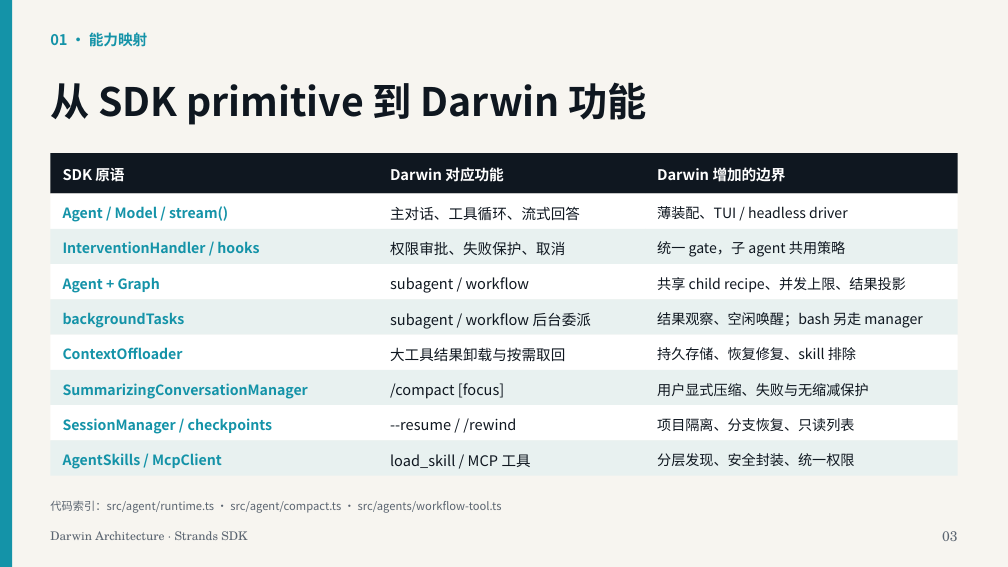
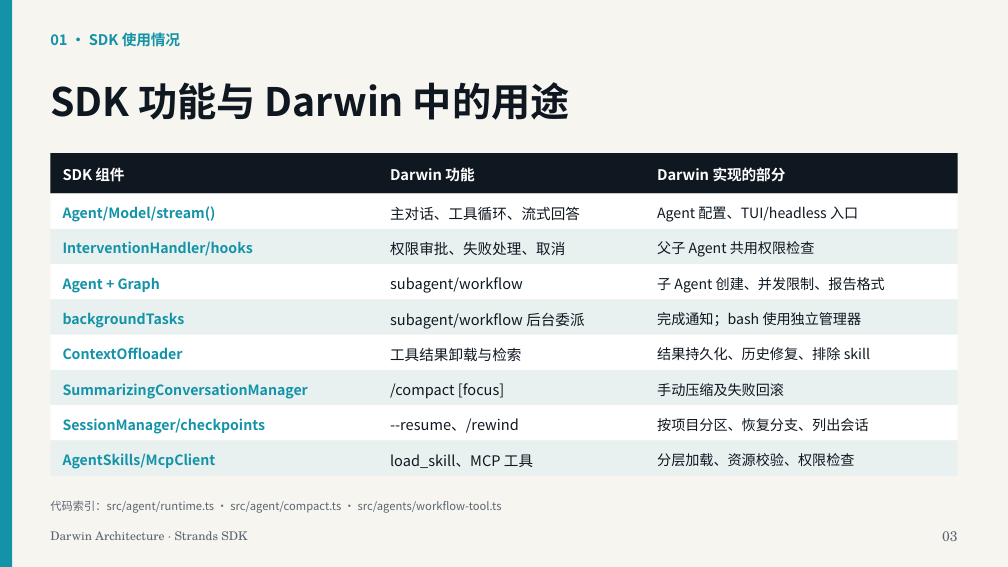
Before and after one commit to xiehust/strands-darwin, a slide deck: slide 3 of docs/ppt/darwin-architecture-strands-sdk.zh-CN.pptx. Drawn at 1008x567 pixels with LibreOffice and Linux fonts; fonts in the diff are those of the drawing. Boxes give left, top, right and bottom in pixels: in the first picture for what was removed or moved away, otherwise in the second. Text is boxed around its words. In the diff, an @@ line names an element or a change of style, - is before the commit and + after.

```diff
--- a/docs/ppt/darwin-architecture-strands-sdk.zh-CN.pptx
+++ b/docs/ppt/darwin-architecture-strands-sdk.zh-CN.pptx
@@ text at bbox=[50, 32, 180, 47]: text changed @@
-01 · 能力映射
+01 · SDK 使用情况
@@ text at bbox=[50, 82, 570, 120]: text changed @@
-从 SDK primitive 到 Darwin 功能
+SDK 功能与 Darwin 中的用途
@@ text at bbox=[63, 167, 124, 182]: text changed @@
-SDK 原语
+SDK 组件
@@ text at bbox=[390, 167, 474, 181]: text changed @@
-Darwin 对应功能
+Darwin 功能
@@ text at bbox=[657, 167, 786, 182]: text changed @@
-Darwin 增加的边界
+Darwin 实现的部分
@@ text at bbox=[63, 206, 216, 222]: spaces changed @@
-Agent / Model / stream()
+Agent/Model/stream()
@@ text at bbox=[657, 206, 858, 222]: text changed @@
-薄装配、TUI / headless driver
+Agent 配置、TUI/headless 入口
@@ text at bbox=[63, 241, 253, 256]: spaces changed @@
-InterventionHandler / hooks
+InterventionHandler/hooks
@@ text at bbox=[390, 241, 565, 255]: text changed @@
-权限审批、失败保护、取消
+权限审批、失败处理、取消
@@ text at bbox=[657, 241, 815, 257]: text changed @@
-统一 gate，子 agent 共用策略
+父子 Agent 共用权限检查
@@ text at bbox=[390, 277, 523, 293]: spaces changed @@
-subagent / workflow
+subagent/workflow
@@ text at bbox=[657, 277, 885, 293]: text changed @@
-共享 child recipe、并发上限、结果投影
+子 Agent 创建、并发限制、报告格式
@@ text at bbox=[390, 313, 584, 329]: spaces changed @@
-subagent / workflow 后台委派
+subagent/workflow 后台委派
@@ text at bbox=[657, 312, 862, 326]: text changed @@
-结果观察、空闲唤醒；bash 另走 manager
+完成通知；bash 使用独立管理器
@@ text at bbox=[390, 347, 521, 361]: text changed @@
-大工具结果卸载与按需取回
+工具结果卸载与检索
@@ text at bbox=[657, 347, 870, 360]: text changed @@
-持久存储、恢复修复、skill 排除
+结果持久化、历史修复、排除 skill
@@ text at bbox=[657, 383, 784, 396]: text changed @@
-用户显式压缩、失败与无缩减保护
+手动压缩及失败回滚
@@ text at bbox=[63, 418, 266, 434]: spaces changed @@
-SessionManager / checkpoints
+SessionManager/checkpoints
@@ text at bbox=[390, 418, 519, 433]: text changed @@
---resume / /rewind
+--resume、/rewind
@@ text at bbox=[657, 418, 868, 431]: text changed @@
-项目隔离、分支恢复、只读列表
+按项目分区、恢复分支、列出会话
@@ text at bbox=[63, 453, 216, 469]: spaces changed @@
-AgentSkills / McpClient
+AgentSkills/McpClient
@@ text at bbox=[390, 454, 533, 468]: text changed @@
-load_skill / MCP 工具
+load_skill、MCP 工具
@@ text at bbox=[657, 453, 854, 466]: text changed @@
-分层发现、安全封装、统一权限
+分层加载、资源校验、权限检查
```
Also in this commit, not shown: 20 other slides changed, 2 other files.
